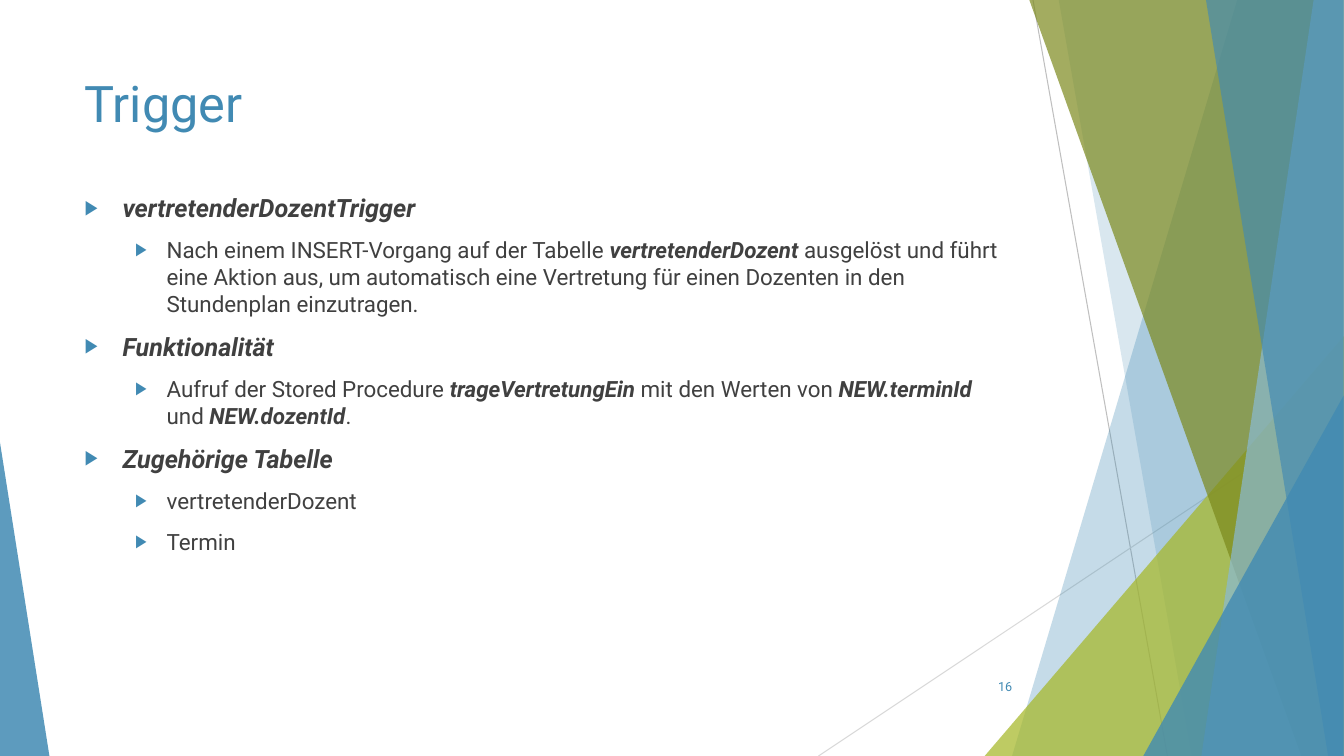
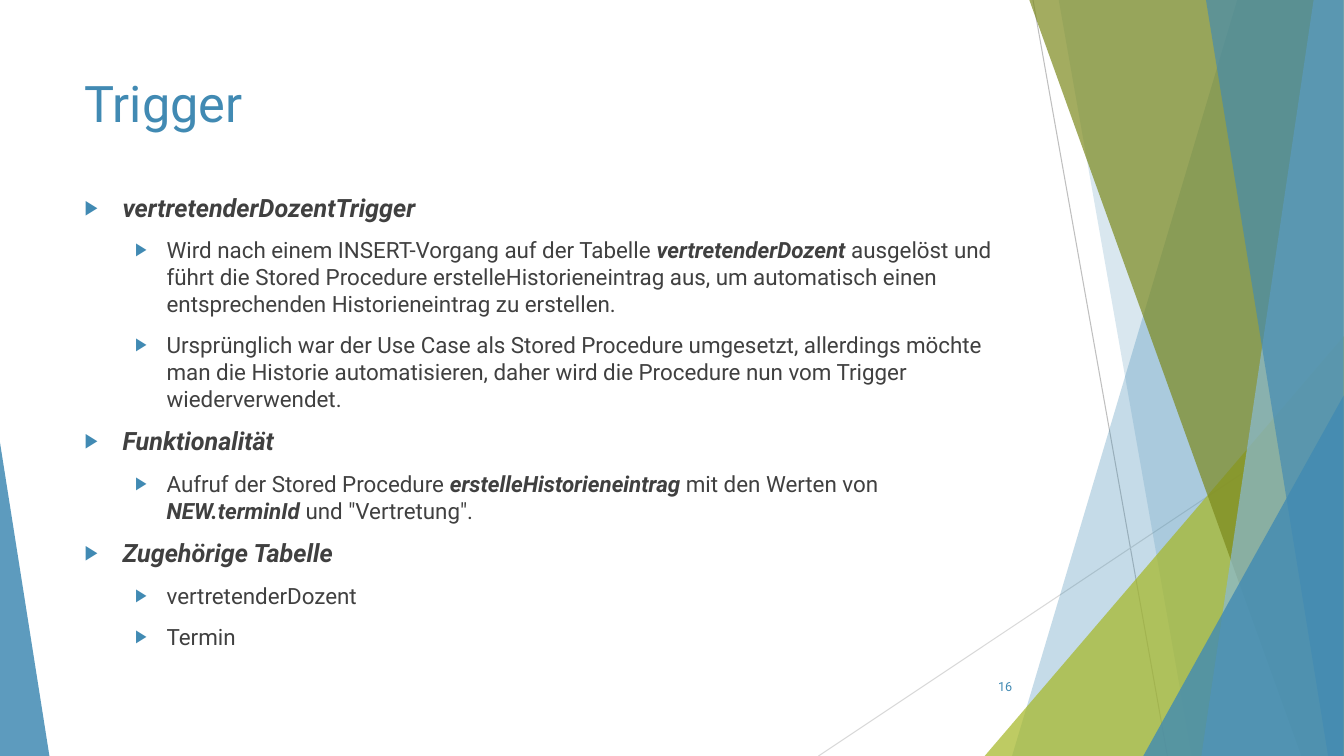
Before and after one commit to ThorbenKonopka/db_WS23_24, a slide deck: slide 16 of Präsentation/Präsentation.pptx. Drawn at 1344x756 pixels with LibreOffice and Linux fonts; fonts in the diff are those of the drawing. Boxes give left, top, right and bottom in pixels: in the first picture for what was removed or moved away, otherwise in the second. Text is boxed around its words. In the diff, an @@ line names an element or a change of style, - is before the commit and + after.

```diff
--- a/Präsentation/Präsentation.pptx
+++ b/Präsentation/Präsentation.pptx
@@ text at (167, 241, 991, 407): text changed @@
-  ▶ Nach einem INSERT-Vorgang auf der Tabelle vertretenderDozent ausgelöst und führt eine Aktion aus, um automatisch eine Vertretung für einen Dozenten in den Stundenplan einzutragen.
+  ▶ Wird nach einem INSERT-Vorgang auf der Tabelle vertretenderDozent ausgelöst und führt die Stored Procedure erstelleHistorieneintrag aus, um automatisch einen entsprechenden Historieneintrag zu erstellen.
+  ▶ Ursprünglich war der Use Case als Stored Procedure umgesetzt, allerdings möchte man die Historie automatisieren, daher wird die Procedure nun vom Trigger wiederverwendet.
@@ text at (167, 475, 878, 524): text changed @@
-  ▶ Aufruf der Stored Procedure trageVertretungEin mit den Werten von NEW.terminId und NEW.dozentId.
+  ▶ Aufruf der Stored Procedure erstelleHistorieneintrag mit den Werten von NEW.terminId und "Vertretung".
```
Also in this commit, not shown: 23 other slides changed, 5 slides added, 3 slides removed.
